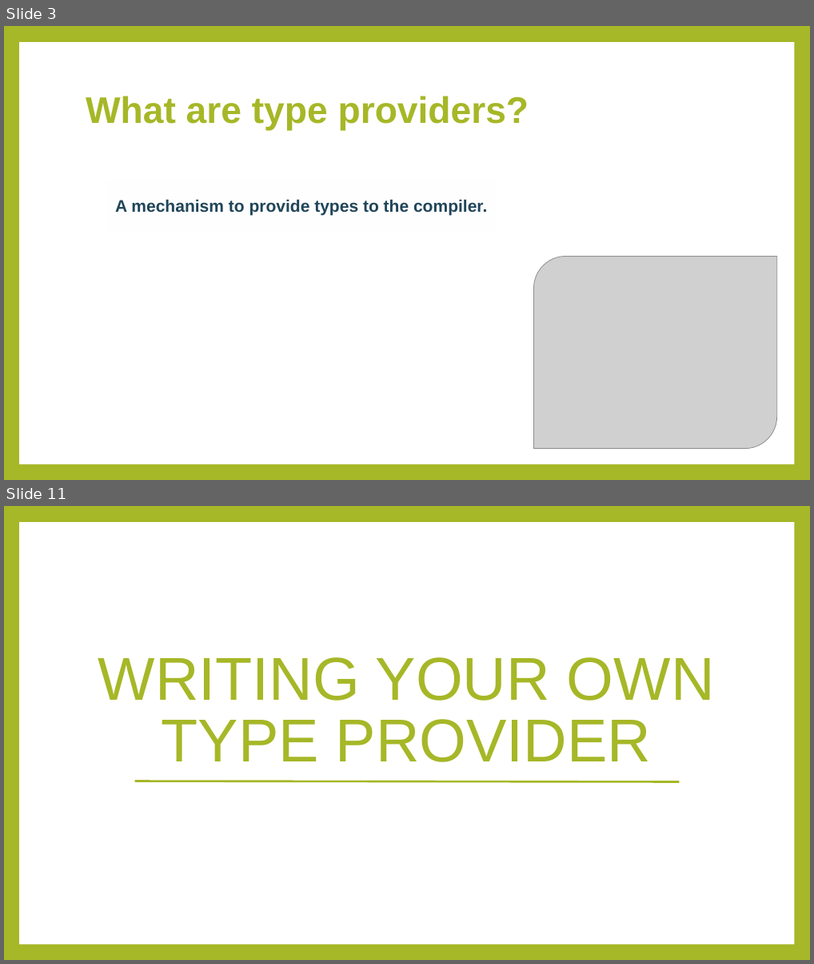
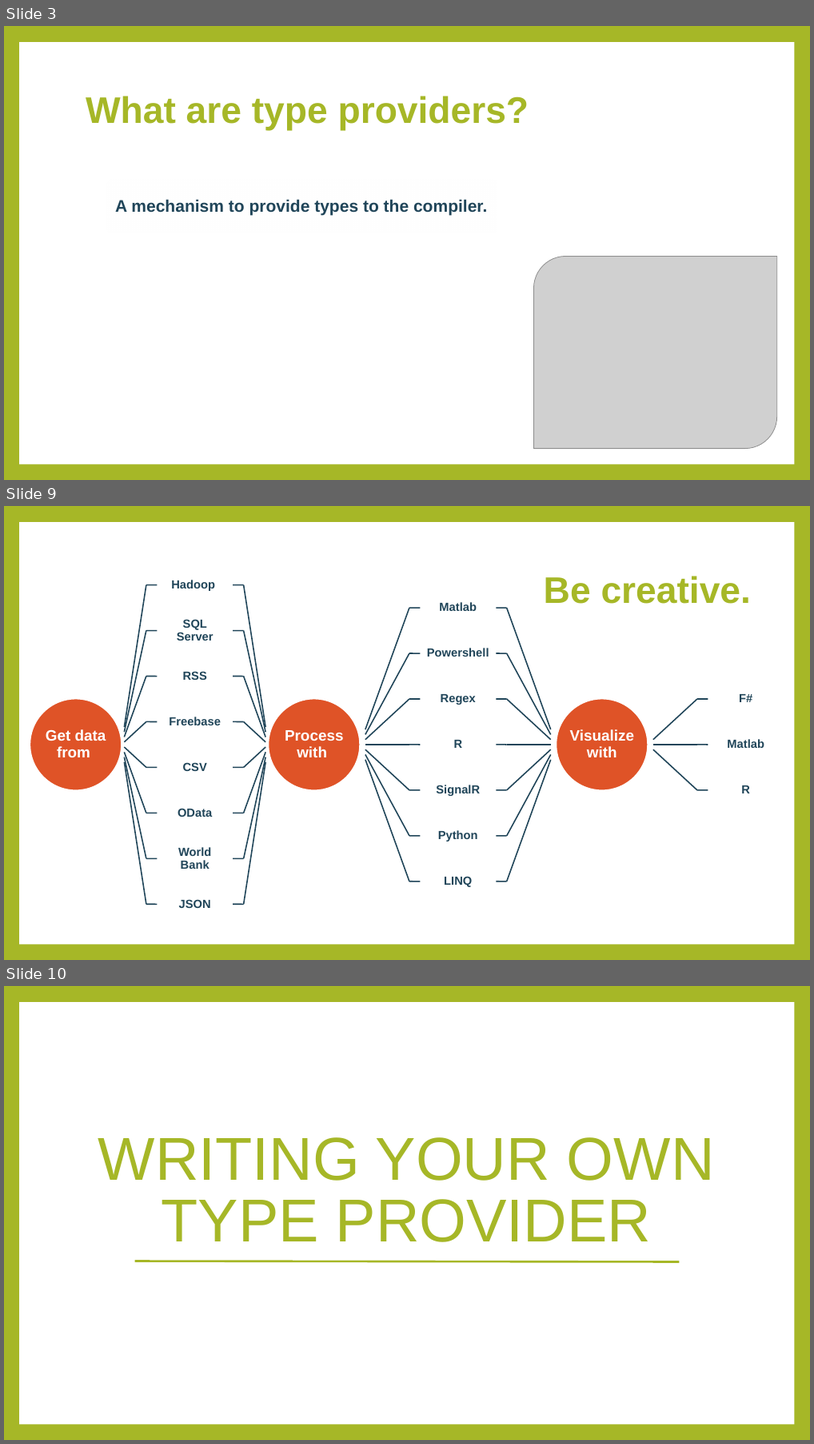
Before and after one commit to rachelblasucci/Current-Talks, a slide deck: Type Providers/Type Providers.pptx. Shown one above the other, each under a label of ours: slides 3 and 11 before the commit, slides 3, 9 and 10 after it; the slides between them are not shown. The pictures are 814x964 and 814x1444 pixels, drawn with LibreOffice and Linux fonts; fonts in the diff are those of the drawing; grey boxes stand for pictures. Boxes give left, top, right and bottom in pixels: in the first picture for what was removed or moved away, otherwise in the second. Text is boxed around its words. In the diff, an @@ line names an element or a change of style, - is before the commit and + after.

```diff
--- a/Type Providers/Type Providers.pptx
+++ b/Type Providers/Type Providers.pptx
@@ slide 9 added at (4,506,810,960), background #A6B727; not listed: 1 template element that a slide beside it also shows @@
@@ title added at (544,576,751,604), 44 pt, text #A6B727, bold @@
+Be creative.
@@ group added at (30,580,765,908): 33 freeform shapes, 33 lines, 21 texts, 3 ellipses @@
+Get data from
+Hadoop
+SQL Server
+RSS
+Freebase
+CSV
+OData
+World Bank
+JSON
+Process with
+Matlab
+Powershell
+Regex
+R
+SignalR
+Python
+LINQ
+Visualize with
+F#
+Matlab
+R
@@ what was slide 11 is now slide 10 @@
```
Also in this commit, not shown: 8 slides changed, 3 slides removed.
